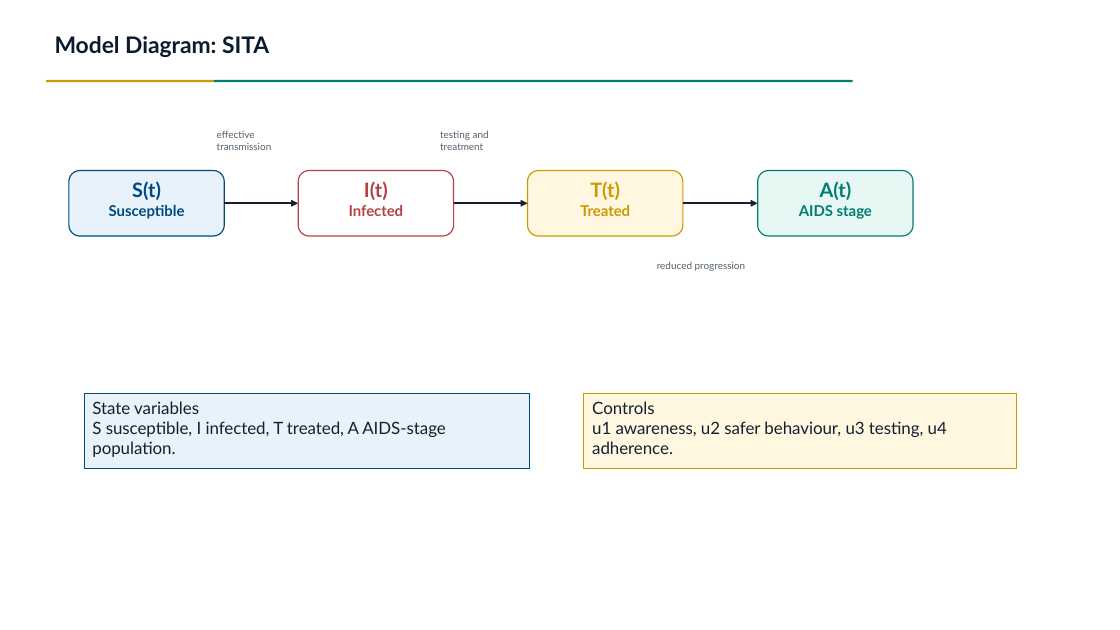
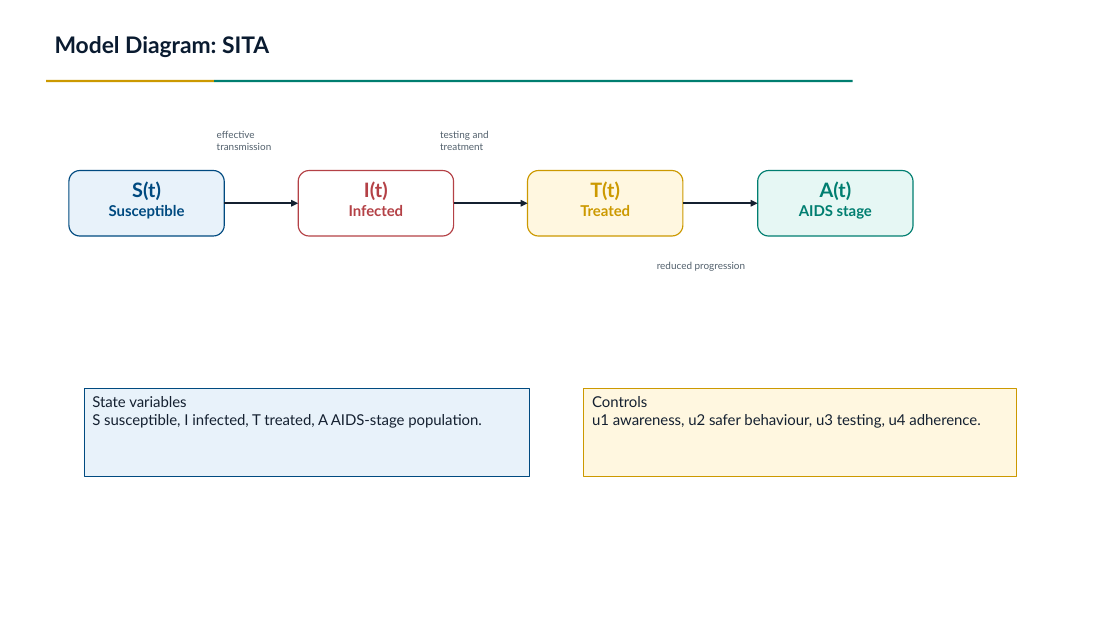
Before and after one commit to Lambert-01/HIV-MODEL, a slide deck: slide 5 of presentation/FracHIV_SITA_Presentation.pptx. Drawn at 1120x630 pixels with LibreOffice and Linux fonts; fonts in the diff are those of the drawing. Boxes give left, top, right and bottom in pixels: in the first picture for what was removed or moved away, otherwise in the second. Text is boxed around its words. In the diff, an @@ line names an element or a change of style, - is before the commit and + after.

Commit message:
Add baseline simulation results and dashboard evidence to presentation; update slide formatting

```diff
--- a/presentation/FracHIV_SITA_Presentation.pptx
+++ b/presentation/FracHIV_SITA_Presentation.pptx
@@ rectangle "State variables": place and size @@
-rectangle "State variables" at bbox=[84, 393, 529, 469]
+rectangle "State variables" at bbox=[84, 388, 529, 476]
@@ rectangle "State variables" at bbox=[84, 388, 529, 476]: size 14.4 to 12.8 pt @@
@@ rectangle "Controls" at bbox=[584, 388, 1017, 476]: size 14.4 to 12.8 pt @@
@@ rectangle "Controls": place and size @@
-rectangle "Controls" at bbox=[584, 393, 1017, 469]
+rectangle "Controls" at bbox=[584, 388, 1017, 476]
```
Also in this commit, not shown: 1 other slide changed, 2 slides added, 4 other files.
